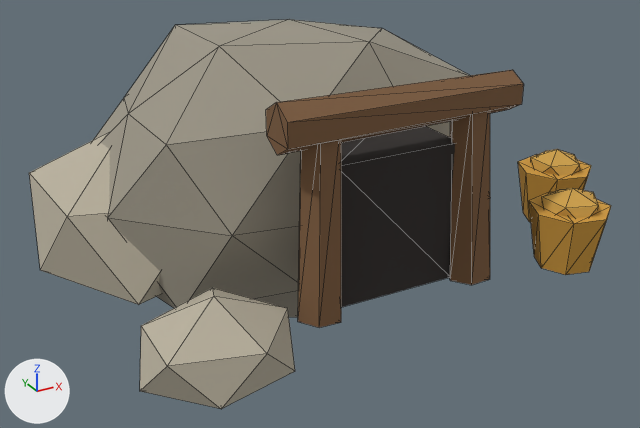
Renders of the glTF model public/terrain-study/settlements/ns-mine-pit.glb from each side of a commit.
Before and after are seen from a camera (50 mm lens) standing at (-0.452, -0.783, 0.437) and looking at (-0.002, 0.034, 0.029). Arrows for +X, +Y and +Z are at lower left; the lights stay in place. The older version comes first. Mesh edges are drawn as thin lines. Vertices at exactly the same position are counted once.
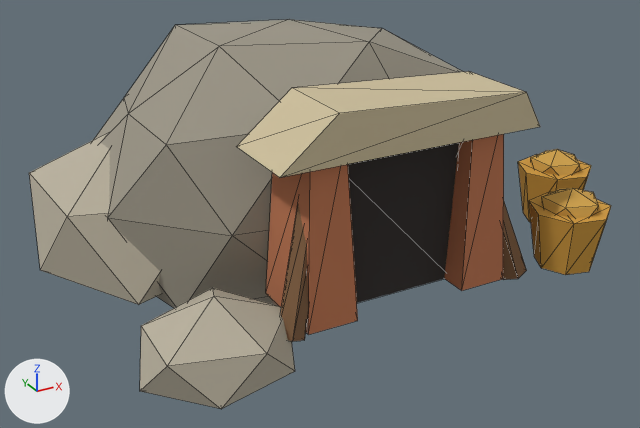
The change in detail:
Material 'NS cut stone face' (mat_ns_cut_stone_face) is new.
Its base color is (0.61, 0.521, 0.332) (beige #cdbf9c).
Its roughness is 0.94.
Material 'Work fired earth' (mat_work_fired_earth) is new.
Its base color is (0.509, 0.178, 0.0802) (orange #bd7550).
Its roughness is 0.94.
me_icosphere is used by ob_icosphere; location (0.0, 0.11, 0.07).
me_icosphere had 174 vertices, 300 faces and spanned x -0.301..0.31, y -0.303..0.188, z -0.162..0.167.
me_icosphere now has 182 vertices, 308 faces and spans x -0.301..0.31, y -0.303..0.188, z -0.162..0.167.
me_icosphere part 1: the loose piece of 12 vertices spanning x 0.062..0.114, y -0.256..-0.207, z -0.071..0.131 is rebuilt with 8 vertices and now spans x 0.062..0.116, y -0.26..-0.168, z -0.07..0.111, in mat_work_fired_earth (orange #bd7550).
me_icosphere part 2: the loose piece of 12 vertices spanning x -0.13..0.13, y -0.251..-0.209, z 0.101..0.149 is rebuilt with 8 vertices and now spans x -0.144..0.143, y -0.263..-0.173, z 0.094..0.142, in mat_ns_cut_stone_face (beige #cdbf9c).
me_icosphere part 3: the loose piece of 12 vertices spanning x -0.114..-0.062, y -0.256..-0.207, z -0.071..0.131 is rebuilt with 8 vertices and now spans x -0.116..-0.062, y -0.26..-0.168, z -0.07..0.111, in mat_work_fired_earth (orange #bd7550).
Part 4, on me_icosphere:
10 vertices are added at x -0.147..-0.079, y -0.269..-0.212, z -0.075..0.082.
16 new faces join them, mat_ns_timber (brown #7c5b3d).
Part 5, on me_icosphere:
10 vertices are added at x 0.078..0.145, y -0.269..-0.212, z -0.074..0.083.
16 new faces join them, mat_ns_timber (brown #7c5b3d).
me_icosphere gains material mat_work_fired_earth (orange #bd7550).
me_icosphere gains material mat_ns_cut_stone_face (beige #cdbf9c).

Where the change shows, as pixel boxes (x1, y1, x2, y2) in the pictures (640 x 428 px):
part 1 of me_icosphere, rebuilt: before (450, 111, 490, 285); after (444, 134, 504, 291)
part 2 of me_icosphere, rebuilt (17% wider, 24% taller): before (266, 70, 524, 155); after (237, 71, 540, 177)
part 3 of me_icosphere, rebuilt: before (298, 140, 341, 328); after (266, 164, 358, 335)
part 4 of me_icosphere, added (brown): after (280, 205, 308, 341)
part 5 of me_icosphere, added (brown): after (503, 203, 527, 280)
